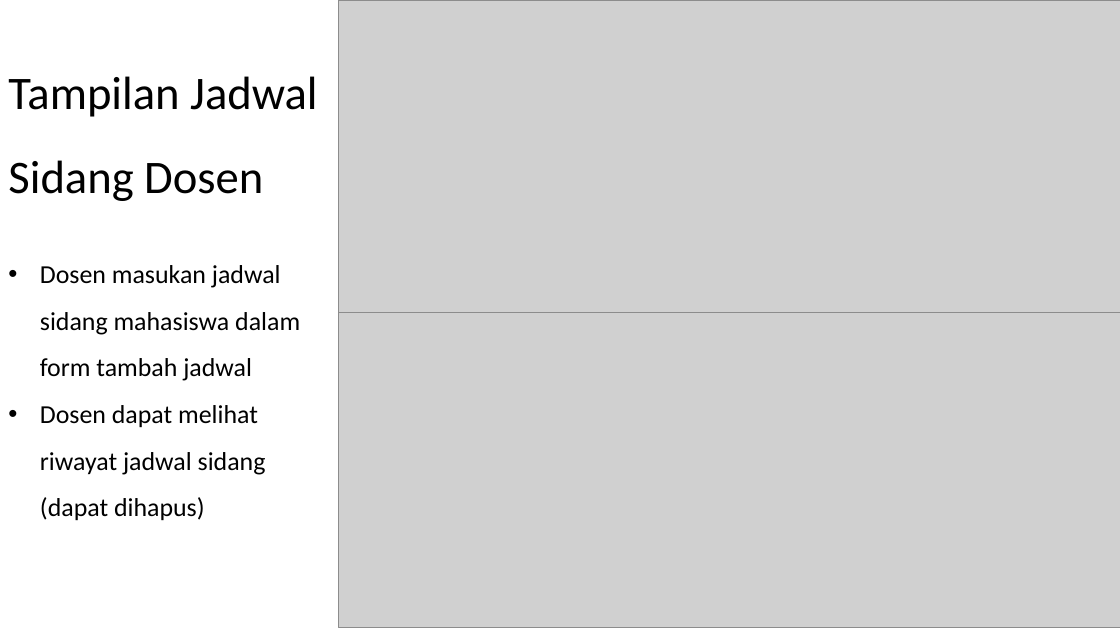
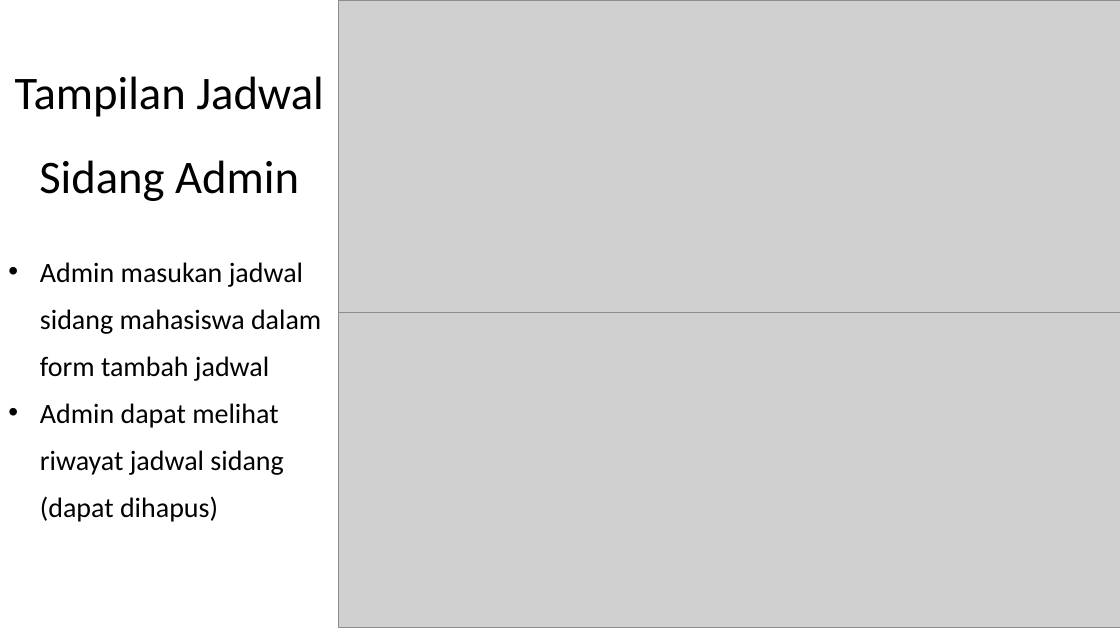
Before and after one commit to lumbricina/fitmvc, a slide deck: slide 20 of public/dokumen/panduan.pptx. Drawn at 1120x630 pixels with LibreOffice and Linux fonts; fonts in the diff are those of the drawing; grey boxes stand for pictures. Boxes give left, top, right and bottom in pixels: in the first picture for what was removed or moved away, otherwise in the second. Text is boxed around its words. In the diff, an @@ line names an element or a change of style, - is before the commit and + after.

```diff
--- a/public/dokumen/panduan.pptx
+++ b/public/dokumen/panduan.pptx
@@ text at box(15, 76, 323, 201): text changed @@
-Tampilan Jadwal Sidang Dosen
+Tampilan Jadwal Sidang Admin
@@ text at box(40, 262, 321, 522): text changed; size 22.2 to 24 pt @@
-• Dosen masukan jadwal sidang mahasiswa dalam form tambah jadwal
-• Dosen dapat melihat riwayat jadwal sidang (dapat dihapus)
+• Admin masukan jadwal sidang mahasiswa dalam form tambah jadwal
+• Admin dapat melihat riwayat jadwal sidang (dapat dihapus)
```
Also in this commit, not shown: 6 other slides changed, 5 other files.
